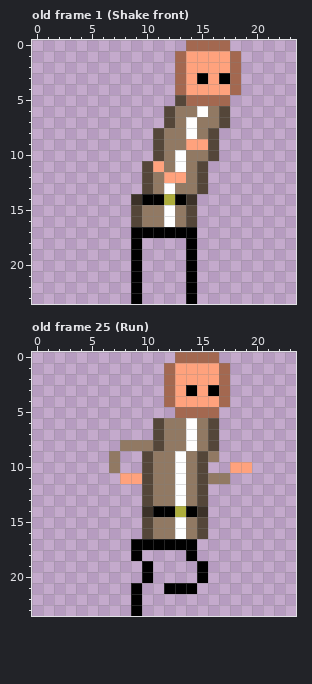
Two versions of one pixel-art file, characters/recruit/assets/recruit.aseprite. Above: the version before the commit.
24x24 pixels, 36 frames. Shown: old frame 1 (Shake front), old frame 25 (Run). The commit also changed other frames, which this record leaves out.
The same view after the edit:
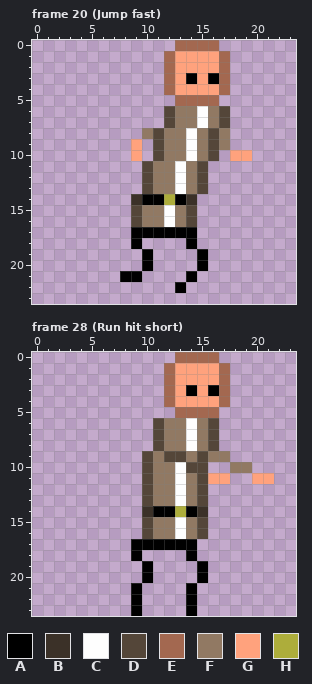
Palette (. is transparent): A #000000  B #3b3128  C #fefefe  D #544639  E #a36850  F #917963  G #ffa27d  H #adad3b
A new or re-ordered frame is compared with the old frame closest to it.
From the commit log: jump fast hit short
The edit:
frames 36 -> 39
Frame 20 (Jump fast) is new; against old frame 1 (Shake front):
y 0: x 13 . -> E; x 17 E -> .
y 1..2: x 12..13 .E -> EG; x 17..18 GE -> E.
y 3: x 12..18 .EGAGAE -> EGAGAE.
y 4: x 12..13 .E -> EG; x 17..18 GE -> E.
y 5: x 13 D -> E; x 17 E -> .
y 7: x 14..15 CF -> FC
y 8: x 10 . -> F; x 17 . -> F
y 9: x 9 . -> G; x 14..15 GG -> CF; x 17 . -> F
y 10: x 9 . -> G; x 13..14 CF -> FC; x 18..19 .. -> GG
y 11: x 11 G -> F
y 12: x 12..13 GG -> FC
y 13: x 12..13 CF -> FC
y 19..20: x 9..10 A. -> .A; x 14..15 A. -> .A
y 21: x 8 . -> A
y 22: x 9 A -> .; x 13..14 .A -> A.
y 23: x 9 A -> .; x 14 A -> .
Frame 28 (Run hit short) is new; against old frame 25 (Run):
y 8: x 8..10 FFF -> ...
y 9: x 7 F -> .; x 12..13 FC -> DD; x 17 . -> F
y 10: x 7 F -> .; x 14 F -> D; x 18..19 GG -> FF
y 11: x 8..9 GG -> ..; x 16..17 FF -> GG; x 20..21 .. -> GG
y 21: x 12..13 AA -> ..
y 22..23: x 14 . -> A
